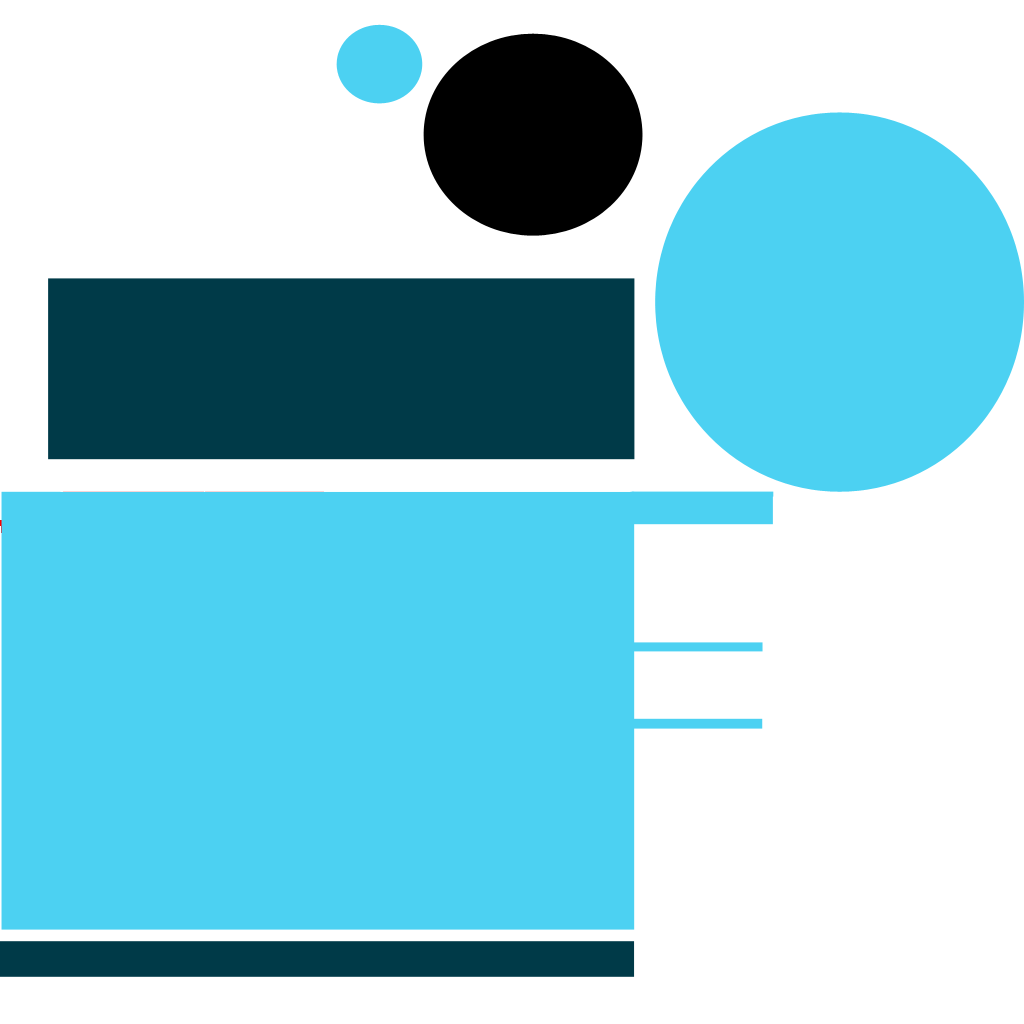
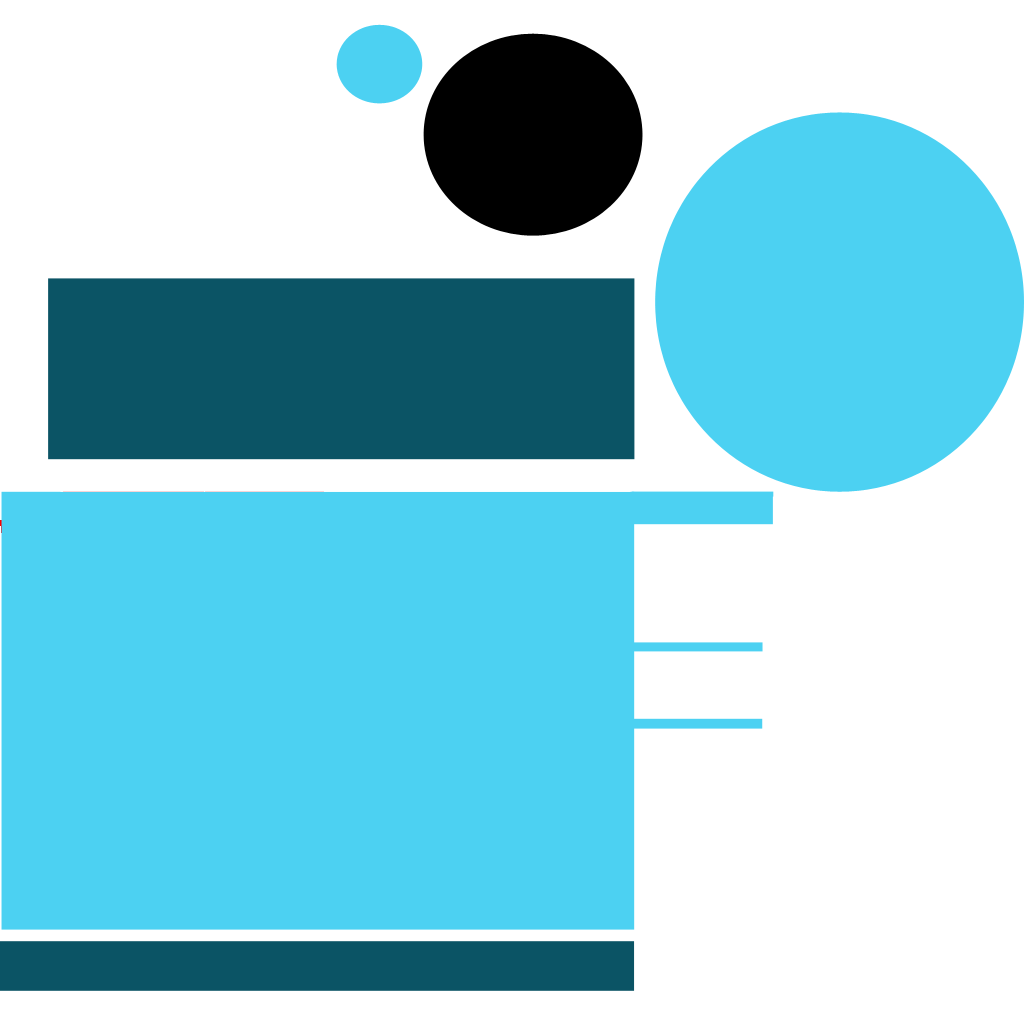
Layers edited between the first and the second (1024, 1024) image:
painted on "Shape 13" over 48, 278, 635, 460
painted on "Shape 15" over 0, 941, 635, 991
